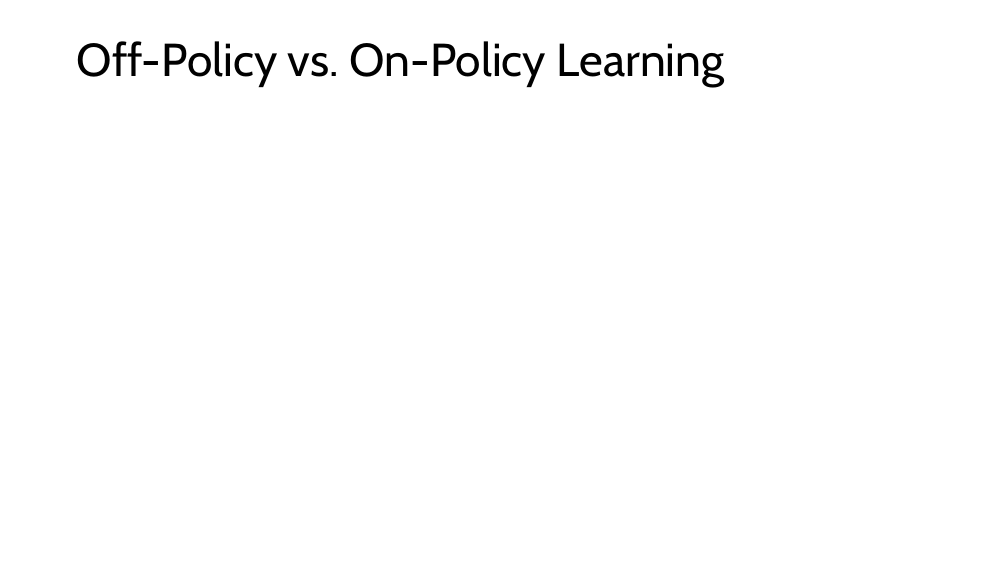
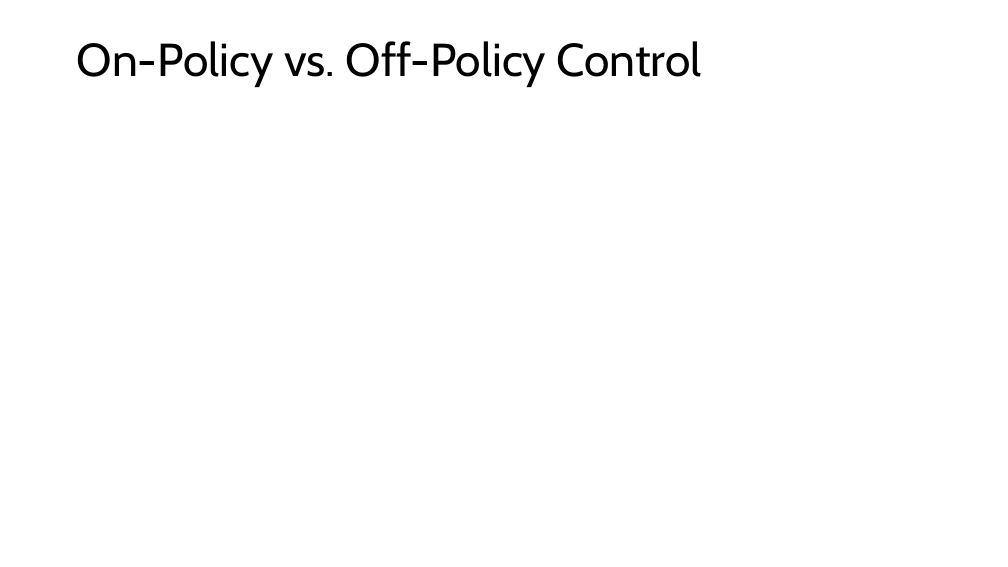
Before and after one commit to mhahsler/Introduction_to_Reinforcement_Learning, a slide deck: slide 15 of slides/Lecture_Chapter05.pptx (slide 19 before the commit). Drawn at 1008x567 pixels with LibreOffice and Linux fonts; fonts in the diff are those of the drawing; grey boxes stand for pictures. Boxes give left, top, right and bottom in pixels: in the first picture for what was removed or moved away, otherwise in the second. Text is boxed around its words. In the diff, an @@ line names an element or a change of style, - is before the commit and + after.

```diff
--- a/slides/Lecture_Chapter05.pptx
+++ b/slides/Lecture_Chapter05.pptx
@@ title at <box>77,41,702,87</box>: text changed @@
-Off-Policy vs. On-Policy Learning
+On-Policy vs. Off-Policy Control
```
Also in this commit, not shown: 7 other slides changed, 1 slide added, 1 slide removed, 2 other files.
